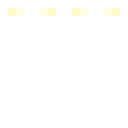
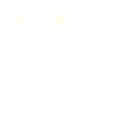
Before/after of a 128×128 layered artwork. What changed in the layer stack:
painted on "Frame 1" over [8,8,24,24]
painted on "Frame 2" over [40,8,64,24]
removed layer "Frame 3" over [72,8,88,16]
removed layer "Frame 4" over [104,8,120,16]
